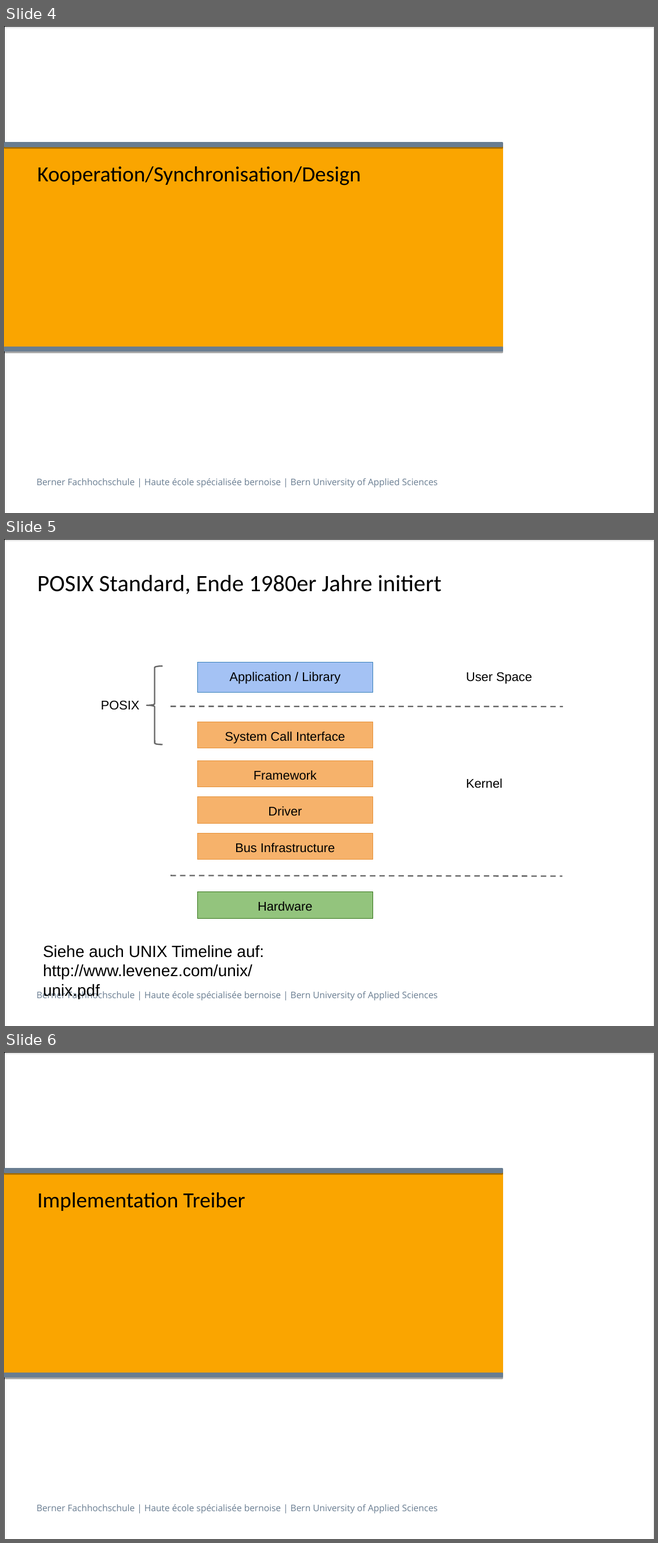
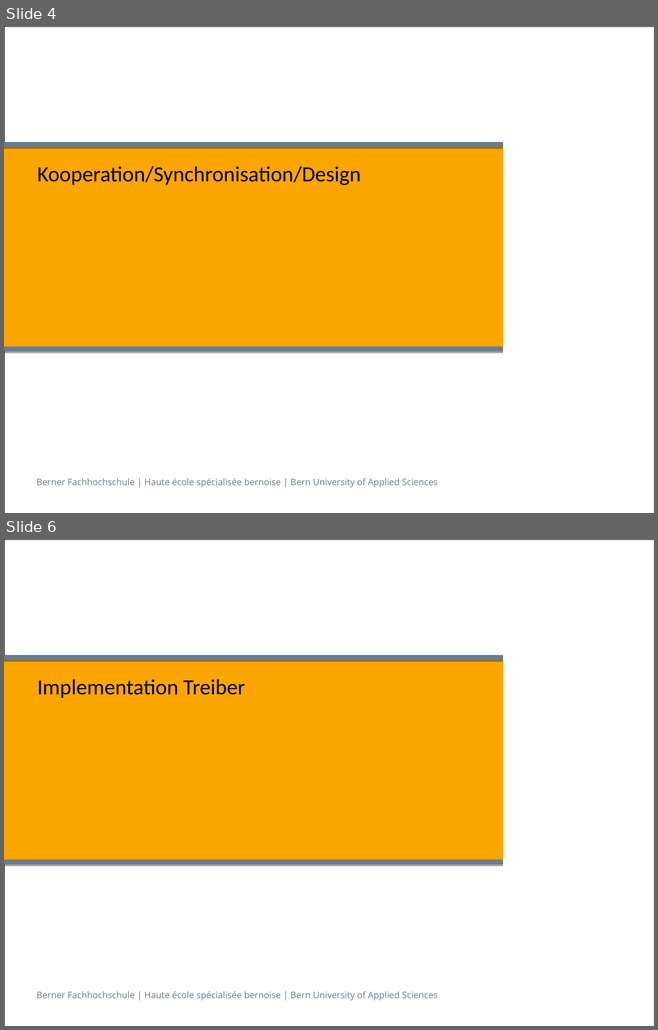
Before and after one commit to Overunity77/KlimaLogg, a slide deck: praesentation/Integrationsprojekt_danir1_suhnu1_chrib1.odp. Shown one above the other, each under a label of ours: slides 4, 5 and 6 before the commit, slides 4 and 6 after it; the slides between them are not shown. The pictures are 658x1543 and 658x1030 pixels, drawn with LibreOffice and Linux fonts; fonts in the diff are those of the drawing. Boxes give left, top, right and bottom in pixels: in the first picture for what was removed or moved away, otherwise in the second. Text is boxed around its words. In the diff, an @@ line names an element or a change of style, - is before the commit and + after.

```diff
--- a/praesentation/Integrationsprojekt_danir1_suhnu1_chrib1.odp
+++ b/praesentation/Integrationsprojekt_danir1_suhnu1_chrib1.odp
@@ slide 5 removed at bbox=[4, 539, 654, 1026], background #FFFFFF; not listed: 2 template elements that a slide beside it also shows @@
@@ title removed at bbox=[37, 575, 441, 594] @@
-POSIX Standard, Ende 1980er Jahre initiert
@@ group removed at bbox=[101, 663, 563, 918]: 6 rectangles, 3 texts, 2 lines, 1 left brace @@
-Application / Library
-User Space
-Kernel
-System Call Interface
-Framework
-Driver
-Bus Infrastructure
-Hardware
-POSIX
@@ text removed at bbox=[43, 945, 264, 999] @@
-Siehe auch UNIX Timeline auf:
-http://www.levenez.com/unix/unix.pdf
```
Also in this commit, not shown: 8 slides added, 2 other slides removed, 2 other files.
